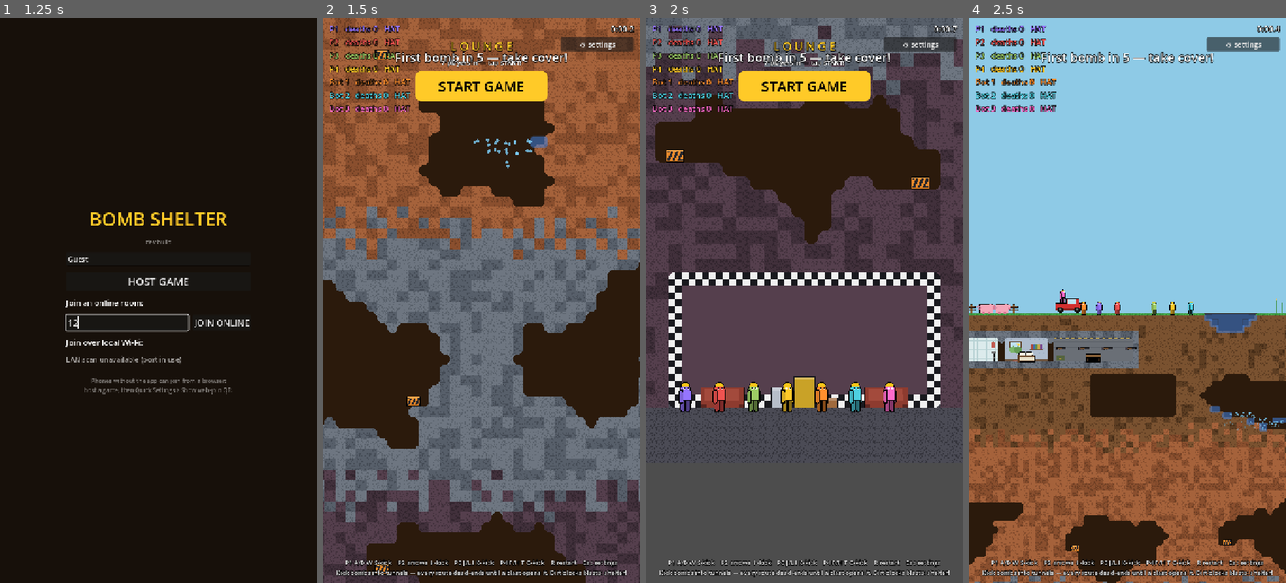
Above: before the commit, frames 1-4 (left to right).
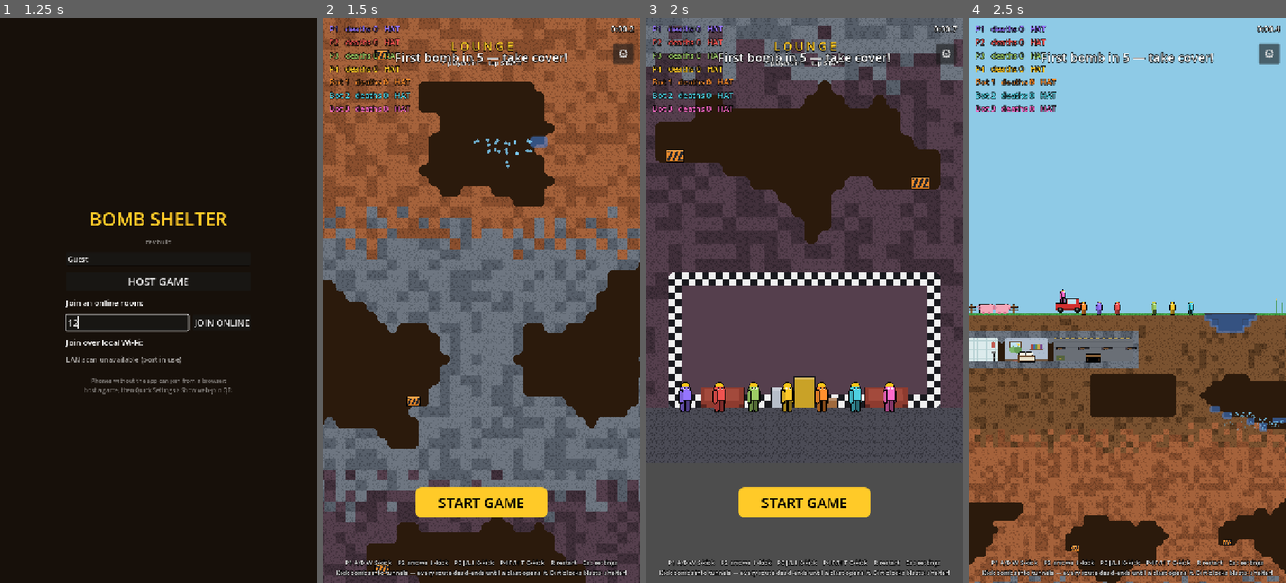
Above: after the commit, the same moments.

Repository: uchy4/dummy
Game: Godot game, scene res://scenes/menu.tscn
The game is run twice, just before and just after one commit, with the same random seed, the same clock (stepped at 60 frames per second) and the same inputs.
Inputs (mouse positions are in pixels of both pictures, inside the frame that each line leads up to):
- Up to frame 1 (1.25 s): click (126, 323) at 0.52 s; type "12" at 0.6 s
- Up to frame 2 (1.5 s): click "HOST GAME" at 1.25 s
- Up to frame 3 (2 s): no input
- Up to frame 4 (2.5 s): click "START GAME" at 2 s

Frame 1 is identical in both runs. In frame 2, 5.3% of the frame differs, in the area x 29-99%, y 3-89%; in frame 3, 5.3%; in frame 4, 0.7%.

Commit message:
Gear-only settings button below the status bar; START GAME moves to the bottom
The settings button becomes a plain gear glyph and offsets itself by
the device's real safe-area inset (scaled into canvas coords) plus a
bigger base margin, so notches and status bars can't cover it. The
lounge START GAME button leaves the banner and anchors bottom-center
— thumb territory, clear of the corner touch pads.

Co-Authored-By: Claude Fable 5 <noreply@anthropic.com>
Claude-Session: https://claude.ai/code/session_01QSJudmCHT44WHN37u3ZpBk

Diff:
--- a/bomb-shelter/scripts/hud.gd
+++ b/bomb-shelter/scripts/hud.gd
@@ -91,13 +91,21 @@
 	vbox.add_child(_win_sub)
 
 	var gear := Button.new()
-	gear.text = "⚙ settings"
+	gear.text = "⚙"
+	gear.add_theme_font_size_override(&"font_size", 26)
 	gear.focus_mode = Control.FOCUS_NONE
 	gear.set_anchors_preset(Control.PRESET_TOP_RIGHT)
-	gear.offset_left = -180
+	# Sit below the phone's status bar / notch: base margin plus the real
+	# safe-area inset scaled into canvas coordinates.
+	var safe_top := 0.0
+	var win_h := float(DisplayServer.window_get_size().y)
+	if win_h > 0.0:
+		safe_top = float(DisplayServer.get_display_safe_area().position.y) \
+			* get_viewport().get_visible_rect().size.y / win_h
+	gear.offset_left = -62
 	gear.offset_right = -14
-	gear.offset_top = 44
-	gear.offset_bottom = 76
+	gear.offset_top = 58.0 + safe_top
+	gear.offset_bottom = gear.offset_top + 46.0
 	gear.pressed.connect(func() -> void: settings_pressed.emit())
 	add_child(gear)
 	_build_settings_panel()
@@ -575,7 +583,13 @@
 		_lobby_btn.add_theme_stylebox_override(&"disabled", sbd)
 		_lobby_btn.focus_mode = Control.FOCUS_NONE
 		_lobby_btn.pressed.connect(func() -> void: start_requested.emit())
-		_lobby_box.add_child(_lobby_btn)
+		# Bottom-center thumb country, clear of the corner touch pads and
+		# the system nav bar; the banner stays up top.
+		add_child(_lobby_btn)
+		_lobby_btn.set_anchors_and_offsets_preset(Control.PRESET_CENTER_BOTTOM)
+		_lobby_btn.grow_horizontal = Control.GROW_DIRECTION_BOTH
+		_lobby_btn.grow_vertical = Control.GROW_DIRECTION_BEGIN
+		_lobby_btn.position.y -= 148.0
 		add_child(_lobby_box)
 	var ready_to_go := count >= need
 	_lobby_btn.disabled = not ready_to_go
